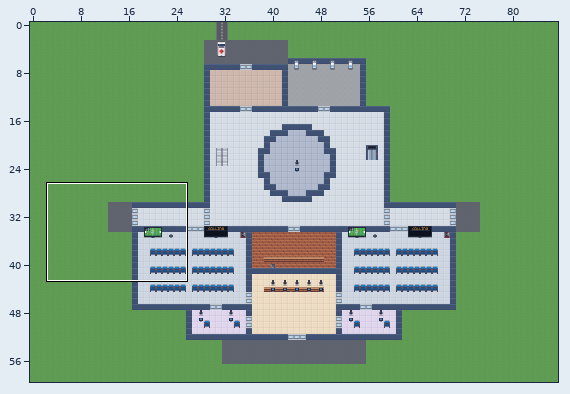
Two versions of a level (Tiled map (JSON), hospital2d/maps/floor0.tmj). Above, an overview of the earlier version with the close-up marked.
Close-up. Before the commit:
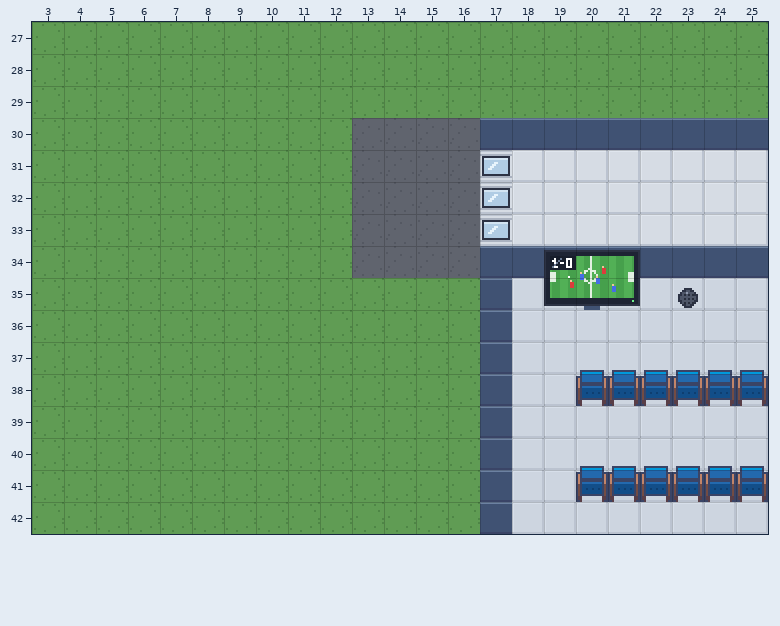
Cells are 16x16 px. Shown: x 3..25, y 27..42. The commit also changed other parts of the map, which this record leaves out.
And afterwards:
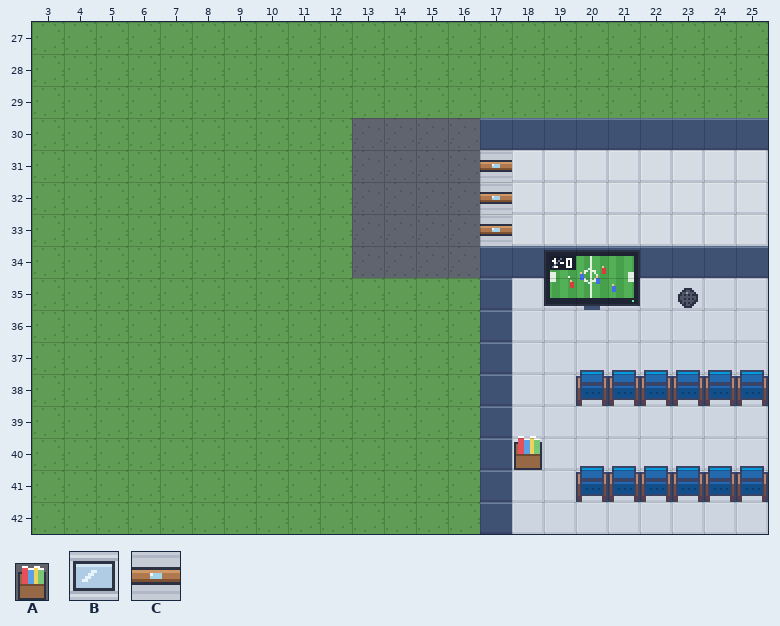
Key: from "hospital": A 33 "magazine_rack", B 58 "door", C 76 "door".
_ is an empty cell.
Objects are placed by their top-left corner, in cells (3,4 is the top-left corner of cell 3,4); size is 1x1 cell unless given.
Tiles replaced or removed in this view: B.
Changes in this commit:
Changed rows in their new state; . is an unchanged cell.
Layer "ground":
first column x 17:
31 C
32 C
33 C
Layer "furniture":
added: A "magazine_rack" at 18,39.9 size 1x1.1
Changed places in both close-ups, as pixel boxes (x1, y1, x2, y2):
changed: (480, 150, 512, 246)
added: (514, 436, 542, 470)
